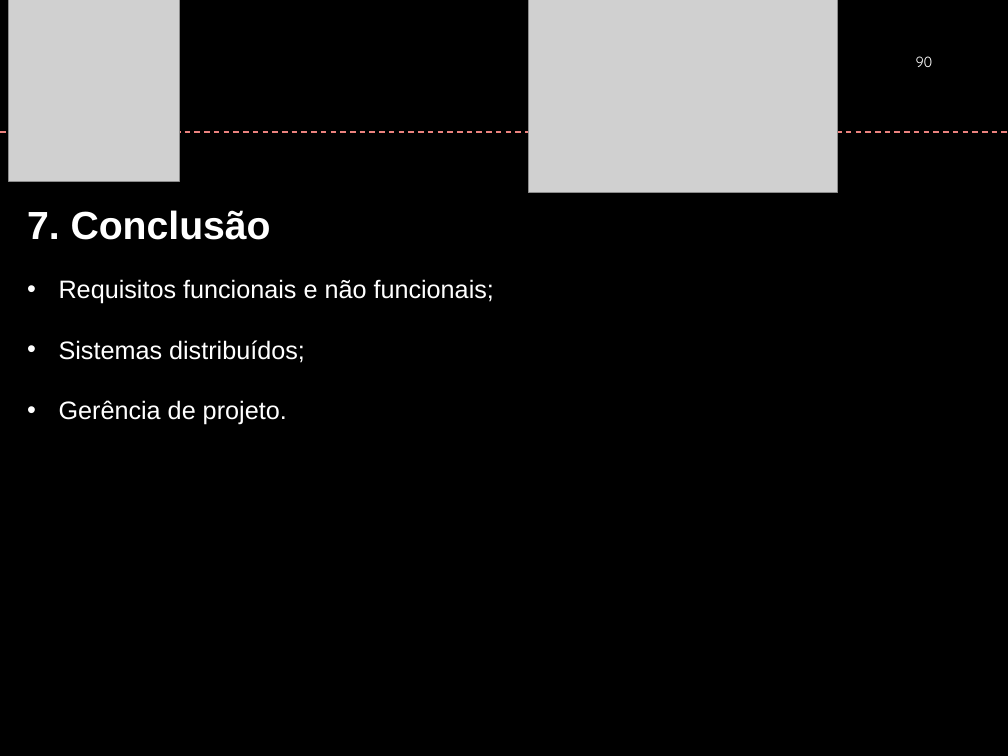
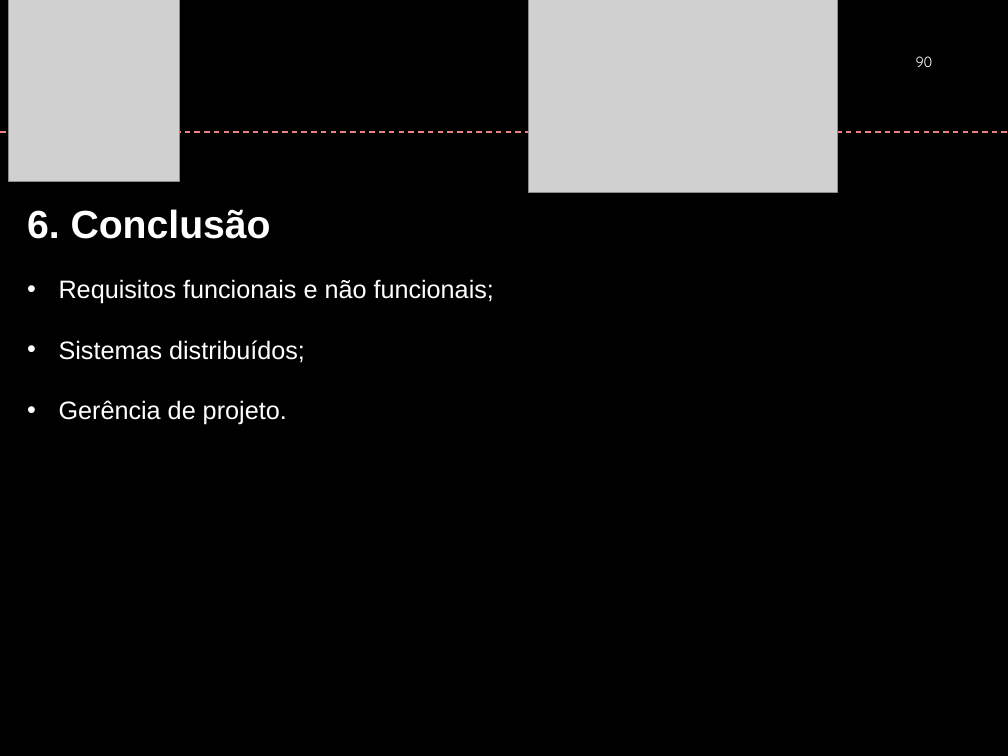
Before and after one commit to ezmart/Ezmart, a slide deck: slide 90 of EzMartGit/Documento/FAI_PFC_Apresentação_Agosto2018.pptx. Drawn at 1008x756 pixels with LibreOffice and Linux fonts; fonts in the diff are those of the drawing; grey boxes stand for pictures; background and template pictures are left out. Boxes give left, top, right and bottom in pixels: in the first picture for what was removed or moved away, otherwise in the second. Text is boxed around its words. In the diff, an @@ line names an element or a change of style, - is before the commit and + after.

```diff
--- a/EzMartGit/Documento/FAI_PFC_Apresentação_Agosto2018.pptx
+++ b/EzMartGit/Documento/FAI_PFC_Apresentação_Agosto2018.pptx
@@ text at bbox=[27, 209, 271, 239]: text changed @@
-7. Conclusão
+6. Conclusão
```
Also in this commit, not shown: 10 other slides changed.
